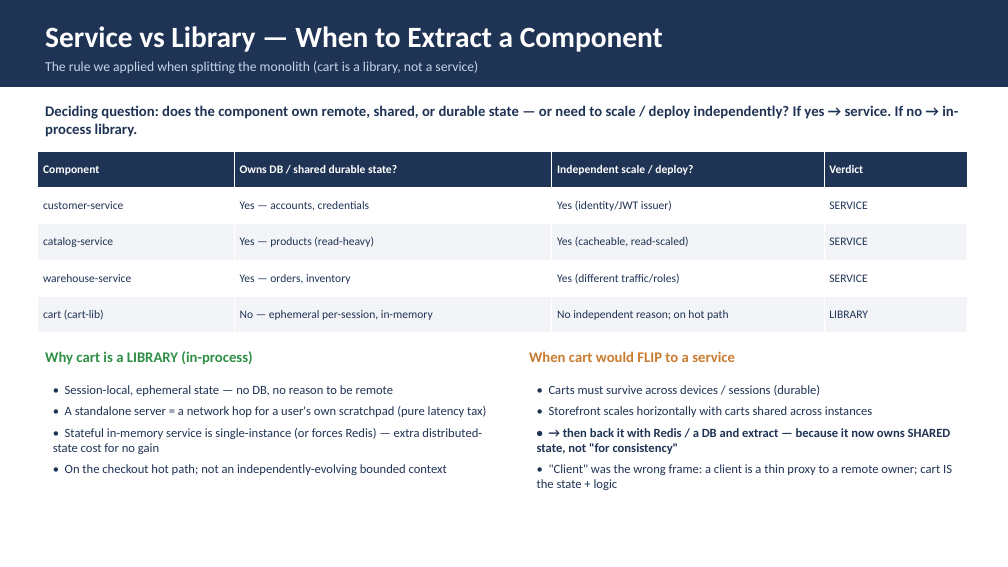
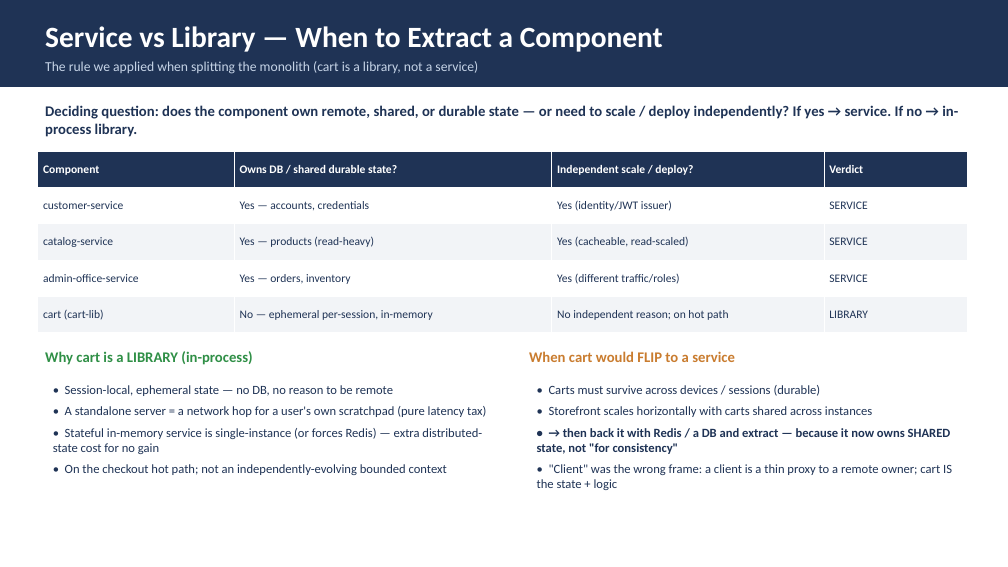
Before and after one commit to Vishak-94/pet-store, a slide deck: slide 47 of PetStore_Architecture_LLD.pptx. Drawn at 1008x567 pixels with LibreOffice and Linux fonts; fonts in the diff are those of the drawing. Boxes give left, top, right and bottom in pixels: in the first picture for what was removed or moved away, otherwise in the second. Text is boxed around its words. In the diff, an @@ line names an element or a change of style, - is before the commit and + after.

```diff
--- a/PetStore_Architecture_LLD.pptx
+++ b/PetStore_Architecture_LLD.pptx
@@ table at box(38, 151, 968, 333) @@
-row 4, column 1: warehouse-service
+row 4, column 1: admin-office-service
```
Also in this commit, not shown: 2 other slides changed, 2 slides added, 4 other files.
